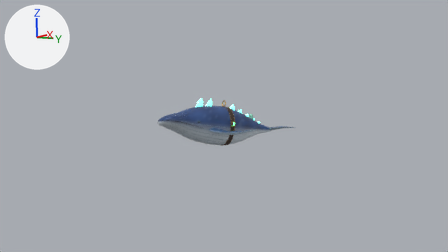
What one commit did to the Blender file apps-src/acordes-cantar-juego/art/blender/ballena-celeste/ballena-celeste.blend.
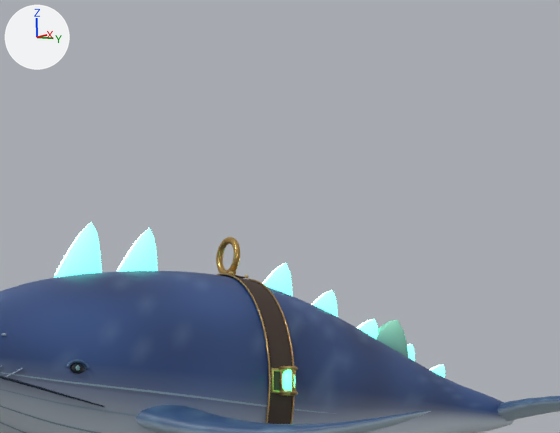
There are two pictures of each version: one from the file's camera 'Camera', one close up on the part from 42% to 62% of the width and 24% to 53% of the height. The axes (+X, +Y, +Z) are drawn at upper left. The lights are the same throughout. The last two pictures show the newer version.

Objects in the first close-up: 'Aleta_Cola', 'Aleta_Pectoral_Der', 'Ballena_Cuerpo_Central'.
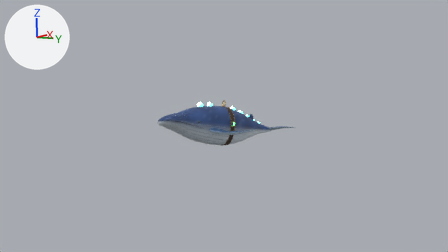
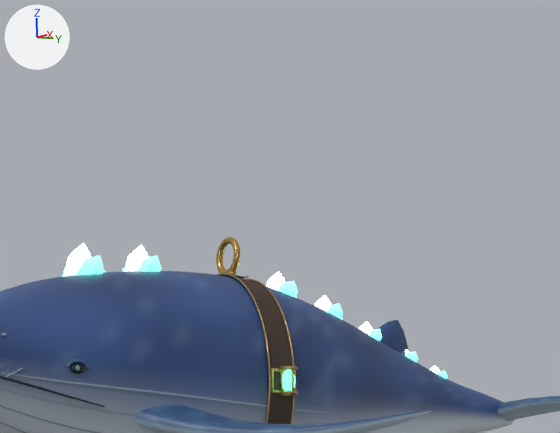
Where the change shows, as pixel boxes (x1, y1, x2, y2) in the close-ups (560 x 433 px; the box of a moved part takes in the faces that stretch with it):
'Ballena_Cuerpo_Central', reshaped
    before: (0, 222, 514, 433)
    after: (0, 237, 514, 433)
part 1 of me_ballena_cuerpo_central, rebuilt
    before: (117, 228, 158, 272)
    after: (125, 244, 149, 271)
part 2 of me_ballena_cuerpo_central, rebuilt
    before: (264, 263, 293, 296)
    after: (266, 271, 286, 290)
part 3 of me_ballena_cuerpo_central, deleted
    before: (54, 222, 443, 370)
part 4 of me_ballena_cuerpo_central, moved or reshaped
    before: (313, 290, 445, 378)
    after: (278, 281, 448, 379)
part 5 of me_ballena_cuerpo_central, reshaped
    before: (54, 222, 102, 278)
    after: (62, 243, 161, 277)

Diff of the bpy script that builds the scene:
```diff
--- a/apps-src/acordes-cantar-juego/art/blender/ballena-celeste/ballena-celeste.blend.py
+++ b/apps-src/acordes-cantar-juego/art/blender/ballena-celeste/ballena-celeste.blend.py
@@ me_ballena_cuerpo_central @@
 # used by ob_ballena_cuerpo_central; location = (0.0, 0.0, 0.0)
-me_ballena_cuerpo_central.from_pydata(...)  # 7261 vertices, 6670 faces; spans x -3.5..3.5, y -12.0..11.5, z -3.6..4.8
+me_ballena_cuerpo_central.from_pydata(...)  # 7191 vertices, 6677 faces; spans x -3.5..3.5, y -12.0..11.5, z -3.6..4.8
+# me_ballena_cuerpo_central part 1: the loose piece of 56 vertices spanning x -0.3..0.3, y -4.0..-2.5, z 3.0..4.7 is rebuilt with 19 vertices and now spans x -0.3..0.4, y -3.6..-2.7, z 2.7..4.2, in mat_núcleo_nacarado
+# me_ballena_cuerpo_central part 2: the loose piece of 56 vertices spanning x -0.3..0.3, y 1.0..2.4, z 2.9..4.3 is rebuilt with 19 vertices and now spans x -0.3..0.3, y 1.4..2.1, z 2.7..4.0, in mat_núcleo_nacarado
+# me_ballena_cuerpo_central part 3: 7 loose pieces with 210 vertices, spanning x 0.0, y -5.8..8.5, z 1.2..4.7, are deleted
+# me_ballena_cuerpo_central part 4: 21 vertices moved within x -0.2..0.2, y 3.5..8.6, z 0.8..3.3; 183 vertices removed from x -0.3..0.3, y 2.8..8.6, z 1.1..3.6; 320 vertices added at x -0.9..0.8, y 1.4..8.5, z 0.8..3.5
+# me_ballena_cuerpo_central part 5: 1 vertex moved from x -0.3, y -4.5, z 2.9 to x -0.2, y -4.9, z 2.8; 54 vertices removed from x -0.4..0.4, y -5.9..-4.3, z 2.6..4.6; 131 vertices added at x -1.0..1.0, y -5.5..-2.3, z 2.4..4.0
 me_ballena_cuerpo_central.materials.append(mat_piel_satinada)
```
